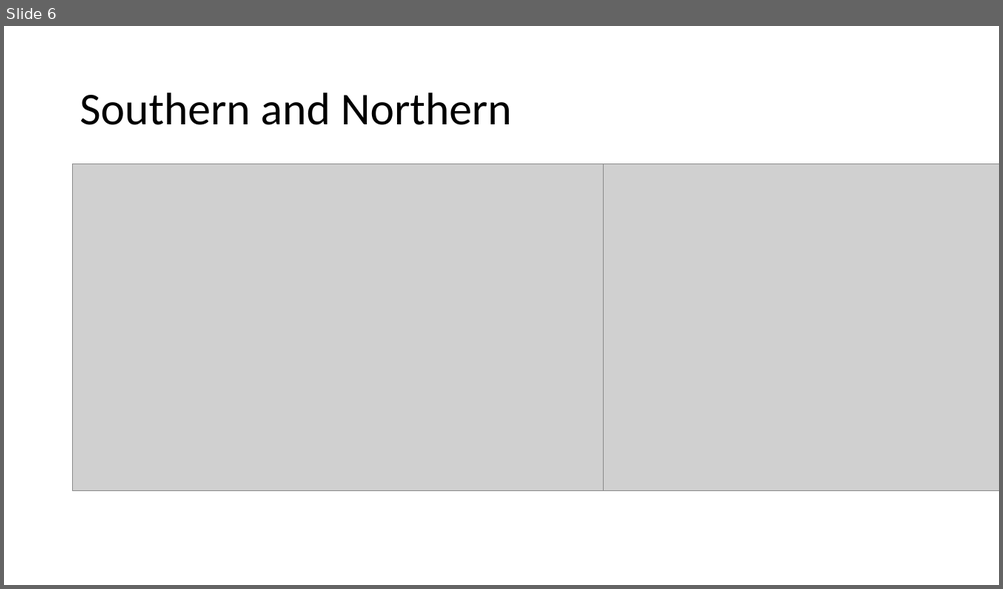
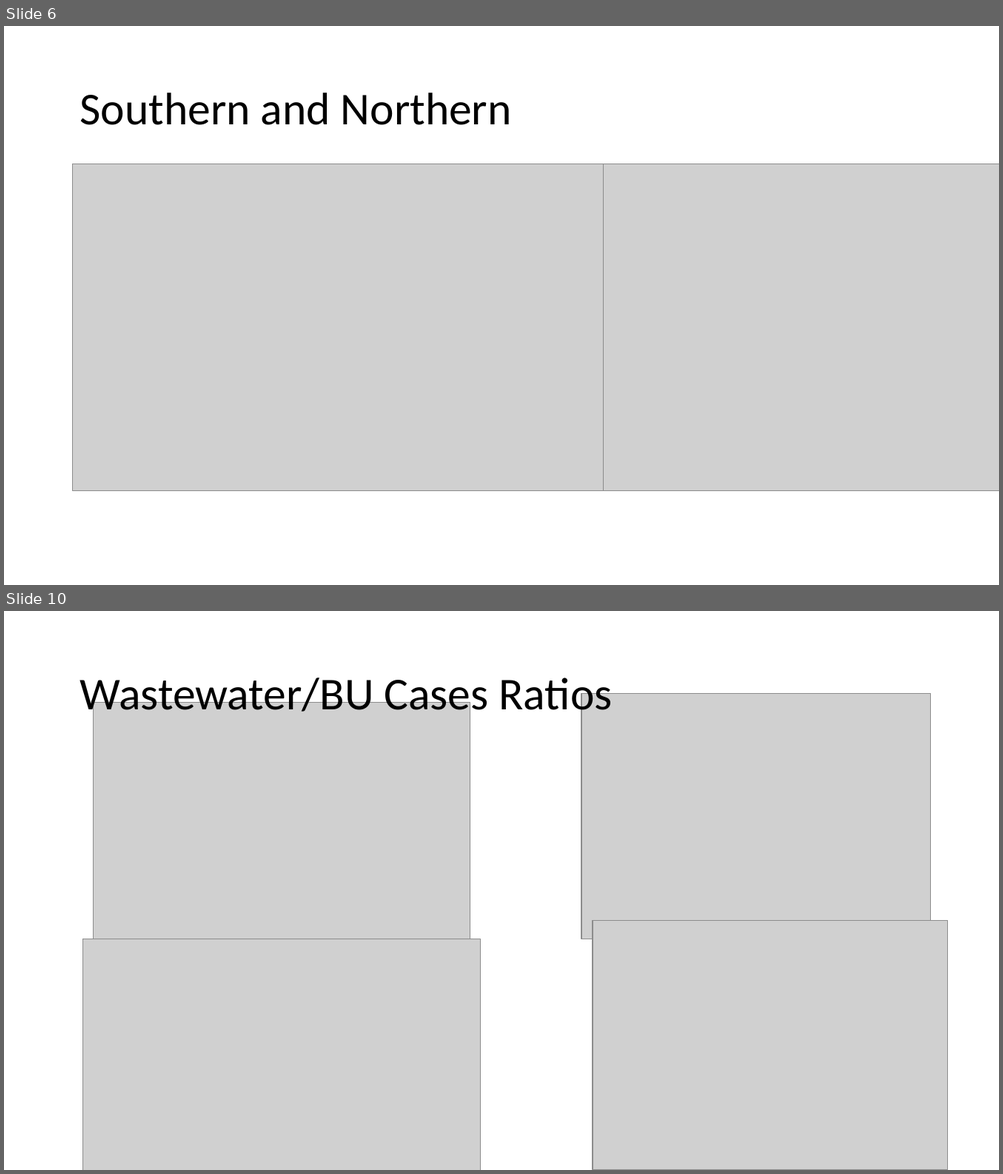
Before and after one commit to YJZhang77/Covid-git, a slide deck: results.pptx. Shown one above the other, each under a label of ours: slide 6 before the commit, slides 6 and 10 after it; the slides between them are not shown. The pictures are 1003x589 and 1003x1174 pixels, drawn with LibreOffice and Linux fonts; fonts in the diff are those of the drawing; grey boxes stand for pictures. Boxes give left, top, right and bottom in pixels: in the first picture for what was removed or moved away, otherwise in the second. Text is boxed around its words. In the diff, an @@ line names an element or a change of style, - is before the commit and + after.

```diff
--- a/results.pptx
+++ b/results.pptx
@@ slide 10 added at (x1=4, y1=611, x2=999, y2=1170), background #FFFFFF @@
@@ title added at (x1=79, y1=672, x2=612, y2=721), 44 pt, text #000000 @@
+Wastewater/BU Cases Ratios
@@ picture added at (x1=581, y1=694, x2=930, y2=940) @@
@@ picture added at (x1=94, y1=703, x2=469, y2=968) @@
@@ picture added at (x1=593, y1=920, x2=948, y2=1170) @@
@@ picture added at (x1=83, y1=940, x2=480, y2=1170) @@
```
Also in this commit, not shown: 5 other slides added.
